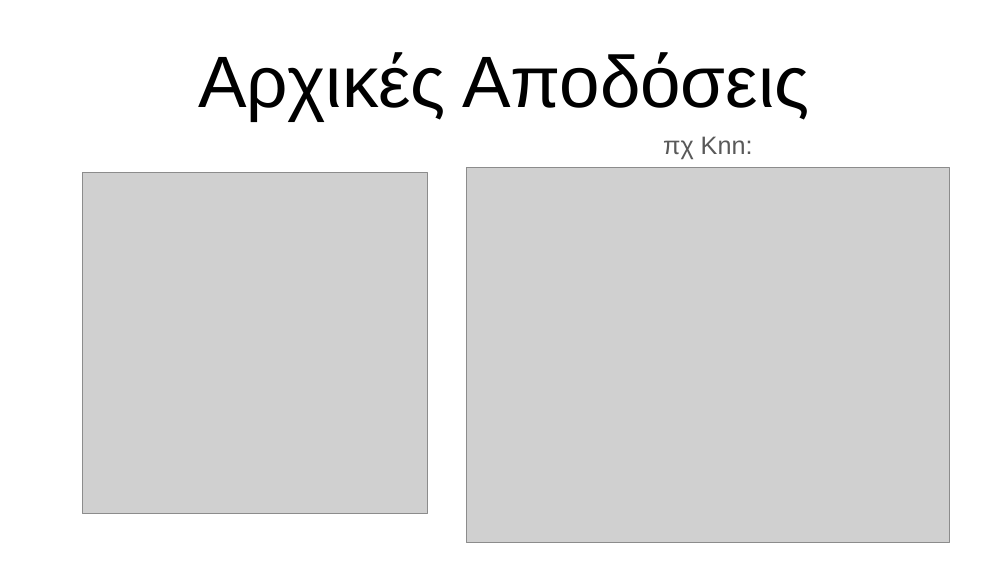
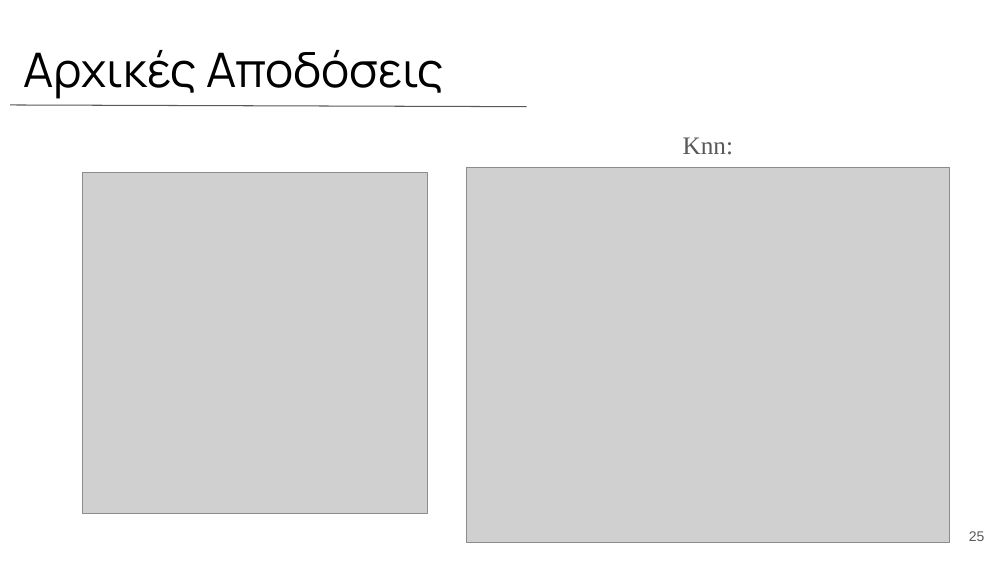
Before and after one commit to MwkosP/Mining-Intelligence, a slide deck: slide 25 of Thesis_Presentation_Panagiotis_Mokos.pptx (slide 31 before the commit). Drawn at 1008x567 pixels with LibreOffice and Linux fonts; fonts in the diff are those of the drawing; grey boxes stand for pictures. Boxes give left, top, right and bottom in pixels: in the first picture for what was removed or moved away, otherwise in the second. Text is boxed around its words. In the diff, an @@ line names an element or a change of style, - is before the commit and + after.

```diff
--- a/Thesis_Presentation_Panagiotis_Mokos.pptx
+++ b/Thesis_Presentation_Panagiotis_Mokos.pptx
@@ title "Αρχικές Αποδόσεις": place and size @@
-title "Αρχικές Αποδόσεις" at bbox=[198, 52, 809, 120]
+title "Αρχικές Αποδόσεις" at bbox=[24, 50, 444, 99]
@@ title "Αρχικές Αποδόσεις" at bbox=[24, 50, 444, 99]: size 52 to 34 pt, font Arial to Manrope; alignment centre to left @@
@@ line added from (10, 105) to (526, 107), #595959 0.75 pt @@
@@ subtitle at bbox=[683, 137, 733, 155]: text changed; font Arial to Times New Roman @@
-πχ Knn:
+Knn:
@@ page number added at bbox=[969, 531, 985, 541], 10 pt, text #595959 @@
+25
```
Also in this commit, not shown: 10 other slides changed, 18 slides added, 25 slides removed.
